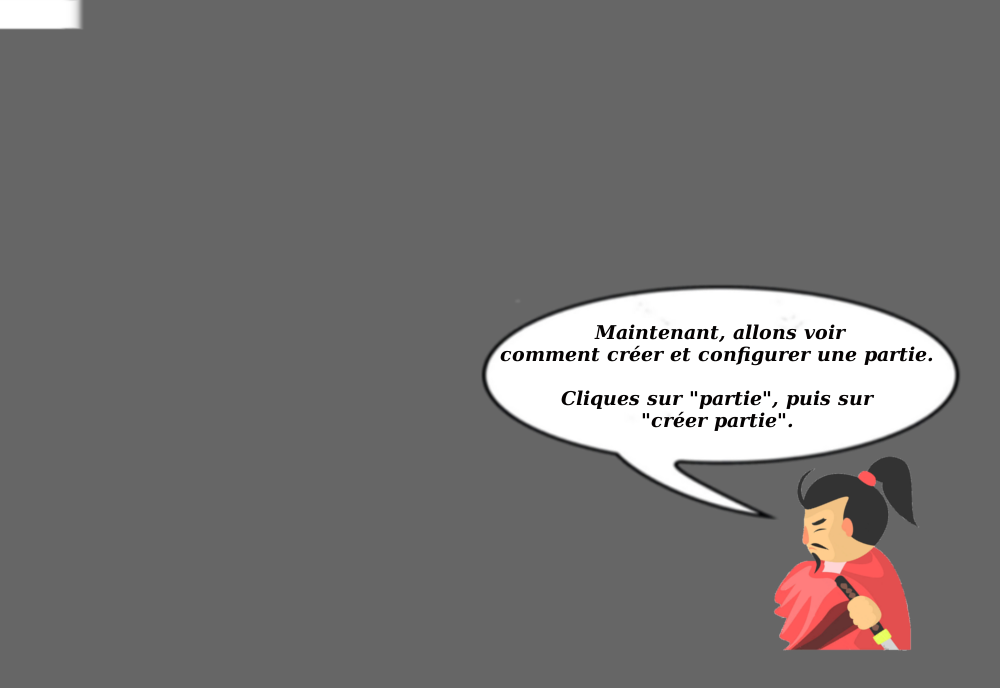
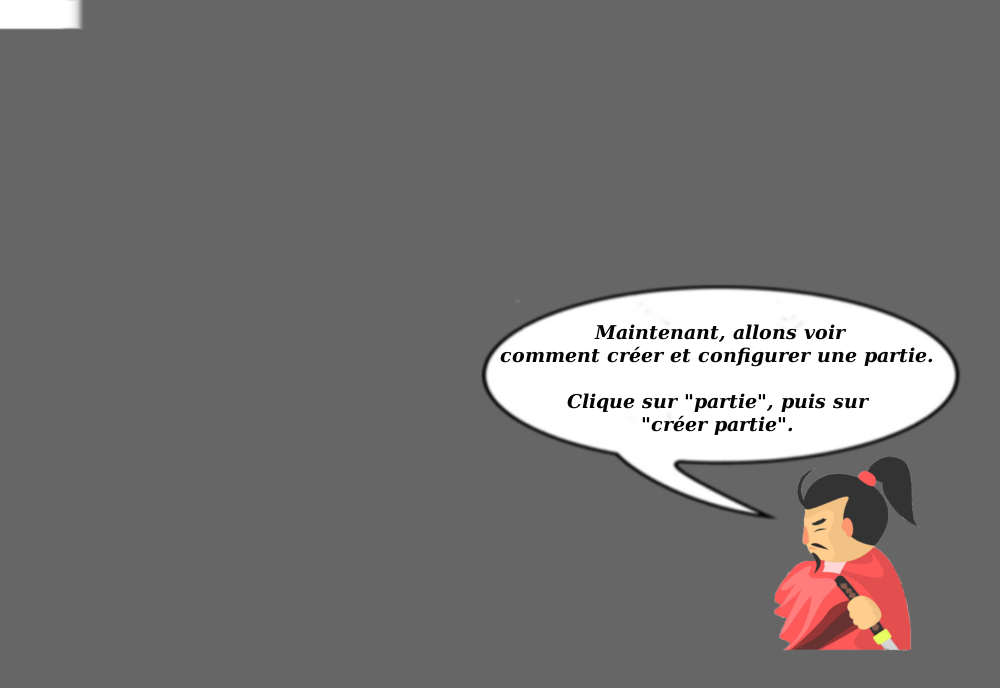
Revision of a layered w=1000, h=688 image; what changed, layer by layer:
painted on "Maintenant, allons voir ..." over 500, 345, 933, 435
